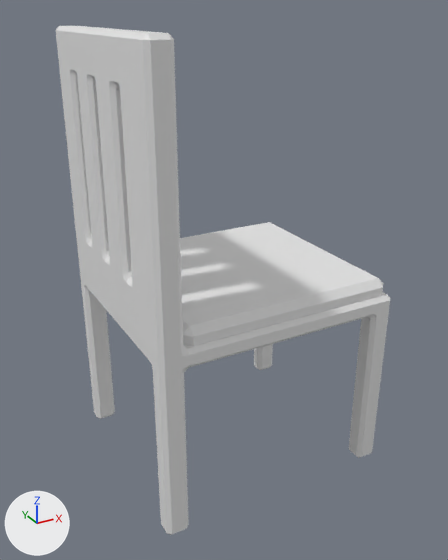
Renders of the FBX model Assets/Art/Models/PROP/PROP_Chair.fbx from each side of a commit.
One viewpoint serves both versions: a 50 mm camera at (-0.00735, -0.01317, 0.01203) aimed at (-0.00019, -0.00016, 0.00552). The lights are fixed; the arrows at lower left show +X, +Y and +Z. The older version comes first. Where no turn or scale is listed for an object, it has been applied to the vertices.

In view in the first picture: 'Chair'.
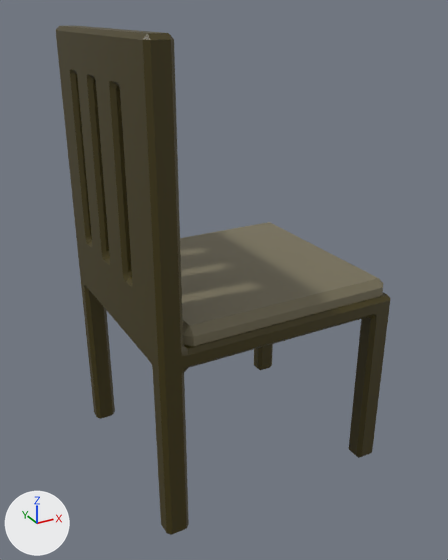
Commit message: Chair PROP

Changed parts and their boxes [x1, y1, x2, y2] in the pictures (448 x 560 px):
part 1 of me_mesh, recoloured (darker): [182, 319, 194, 346] in both
part 2 of me_mesh, recoloured (white to dark yellow): [180, 222, 383, 346] in both
part 3 of me_mesh, recoloured (white to brown): [56, 25, 390, 535] in both

What the commit changed:
Material 'lambert6' (mat_lambert6) is new.
Its base color is (0.187, 0.163, 0.0984) (dark yellow #787058).
Material 'lambert5' (mat_lambert5) is new.
Its base color is (0.0523, 0.0388, 0.002) (brown #413707).
me_mesh has 744 vertices, 742 faces and spans x -0.00318..0.00318, y -0.00285..0.00285, z -0.00558..0.00558.
me_mesh is used by ob_chair; location (0.0, 0.0, 0.00605).
me_mesh part 1: all 9 faces centred in x -0.00252..-0.0024, y -0.00262..0.00262, z -0.00086..-0.00031 switch from mat_openpbr_shader1 (white #e7e7e7) to mat_lambert6 (dark yellow #787058).
me_mesh part 2: all 8 faces centred in x 0.00029, y -0.00272..0.00272, z -0.00095..-0.00022 switch from mat_openpbr_shader1 (white #e7e7e7) to mat_lambert6 (dark yellow #787058).
me_mesh part 3: 716 of the faces centred in x -0.00318..0.00318, y -0.00285..0.00285, z -0.00558..0.00558 switch from mat_openpbr_shader1 (white #e7e7e7) to mat_lambert5 (brown #413707).
